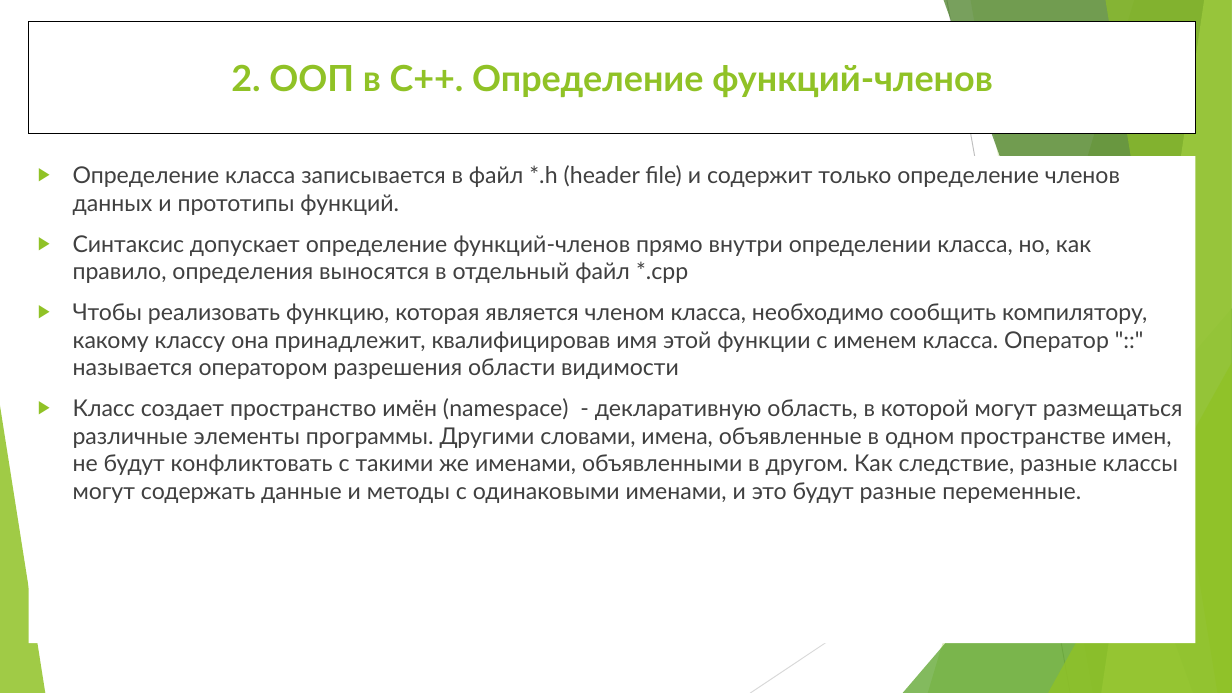
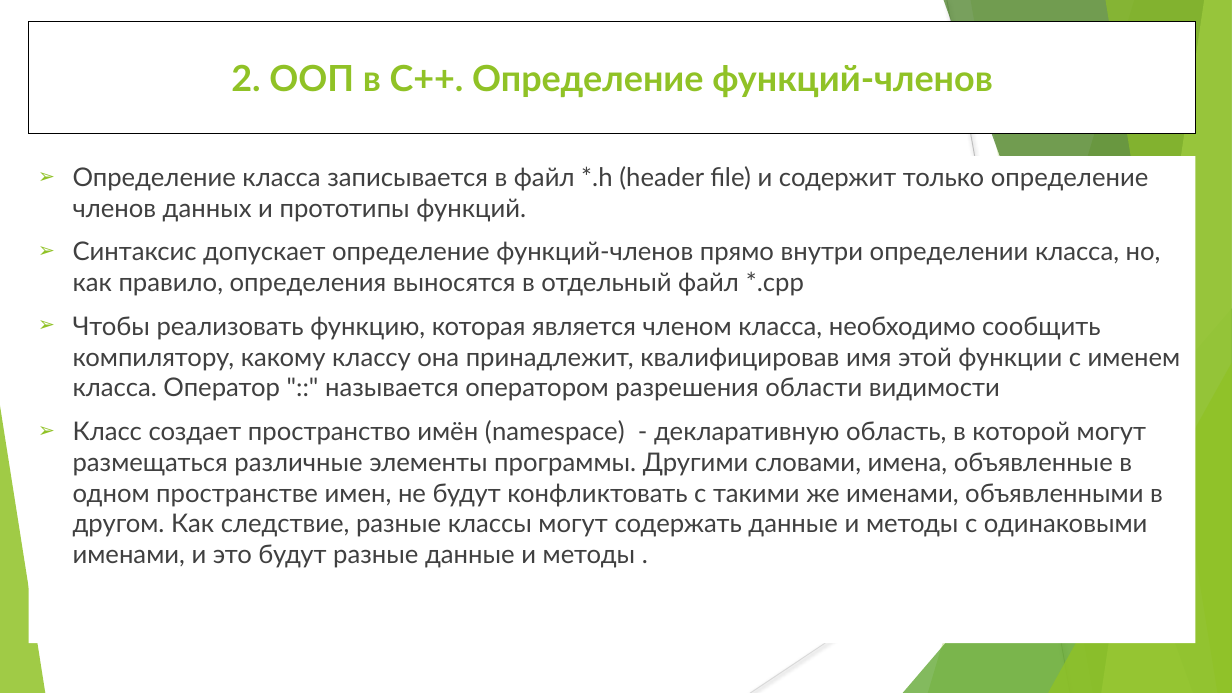
Before and after one commit to WhiteCatStudies/lectures, a slide deck: slide 20 of pt1/lectures/lecture1/lecture1.pptx. Drawn at 1232x693 pixels with LibreOffice and Linux fonts; fonts in the diff are those of the drawing. Boxes give left, top, right and bottom in pixels: in the first picture for what was removed or moved away, otherwise in the second. Text is boxed around its words. In the diff, an @@ line names an element or a change of style, - is before the commit and + after.

```diff
--- a/pt1/lectures/lecture1/lecture1.pptx
+++ b/pt1/lectures/lecture1/lecture1.pptx
@@ text in rectangle at (x1=73, y1=166, x2=1181, y2=401): size 18 to 20 pt in "Определение класса записывается в файл *.h (header ...", "Синтаксис допускает определение функций-членов прямо внутри  ...", "Чтобы реализовать функцию, которая является членом класса, ..."; bullet ▶ to ➢ @@
@@ text in rectangle at (x1=73, y1=420, x2=1163, y2=568): text changed; size 18 to 20 pt @@
-▶ Класс создает пространство имён (namespace) - декларативную область, в которой могут размещаться различные элементы программы. Другими словами, имена, объявленные в одном пространстве имен, не будут конфликтовать с такими же именами, объявленными в другом. Как следствие, разные классы могут содержать данные и методы с одинаковыми именами, и это будут разные переменные.
+➢ Класс создает пространство имён (namespace) - декларативную область, в которой могут размещаться различные элементы программы. Другими словами, имена, объявленные в одном пространстве имен, не будут конфликтовать с такими же именами, объявленными в другом. Как следствие, разные классы могут содержать данные и методы с одинаковыми именами, и это будут разные данные и методы .
```
Also in this commit, not shown: 26 other slides changed, 3 other files.
